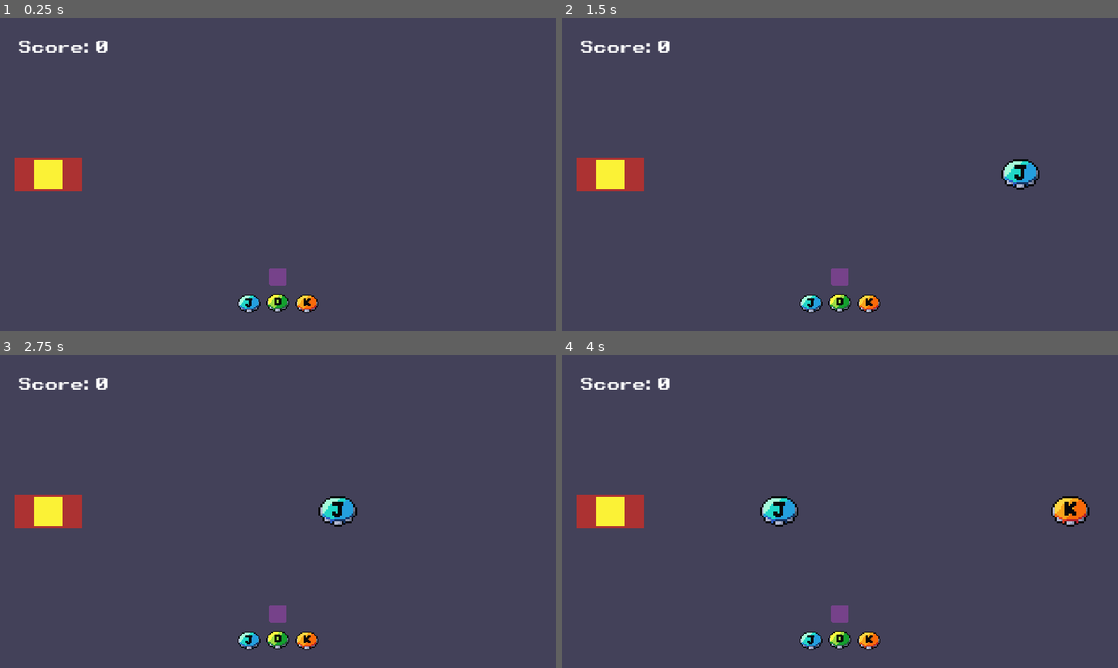
Above: before the commit, frames 1-4 (two rows, left to right).
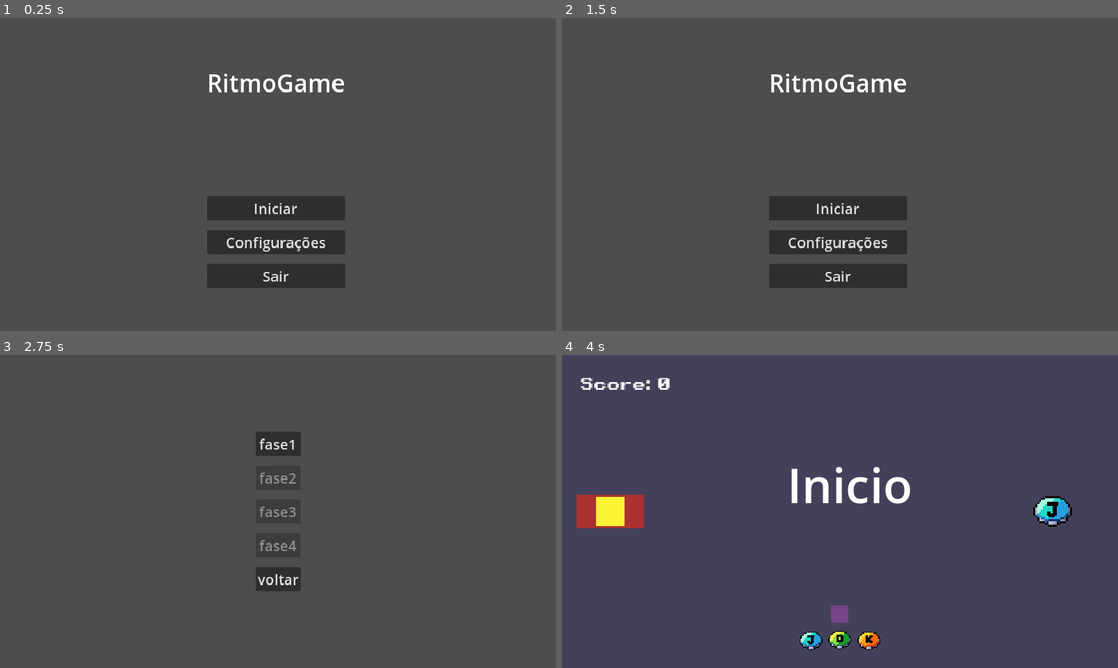
Above: after the commit, the same moments.

Repository: Yuri-amaralsantos/gameRitmo
Game: Godot game, scene res://Scenes/mainMenu/mainMenu.tscn
Same seed, same stepped clock (60 frames per second), same inputs: the game is played once before the commit and once after it. Before the commit the project starts from res://Scenes/scene_test/scene_test.tscn.
Inputs (mouse positions are in pixels of both pictures, inside the frame that each line leads up to):
- Up to frame 1 (0.25 s): no input
- Up to frame 2 (1.5 s): click (840, 243) at 0.5 s, where only the run after the commit has a clickable "Configurações"; click (840, 208) at 1.25 s, where only the run after the commit has a clickable "Voltar"
- Up to frame 3 (2.75 s): click (278, 545) at 2 s, where only the run after the commit has a clickable "Iniciar"
- Up to frame 4 (4 s): click (840, 442) at 2.75 s, where only the run after the commit has a clickable "fase1"; tap Space (Combo) at 3.6 s; tap D (KeyNote1) at 3.8 s

The runs differ from the first frame. In frame 1, 8.5% of the frame differs, in the area x 2-63%, y 7-95%; in frame 2, 9.0%, in the area x 2-86%, y 7-95%; in frame 3, 5.9%; in frame 4, 2.2%.

Commit message:
cenas, animacao para fases e sistema de progresso

Diff:
--- a/Autoloads/game_manager.gd
+++ b/Autoloads/game_manager.gd
@@ -4,6 +4,8 @@
 
 var note_speed: float = 200.0
 
+var faseUnlocked = 1
+var faseAtual = 1
 
 var combo_percentage: int = 0
 var combo_cooldown_max_value: int = 100
@@ -12,7 +14,7 @@
 var combo_activated: bool = false
 
 func reset_combo_percentage() -> void:
-	combo_percentage = 0
+    combo_percentage = 0
 
 func increase_combo_percentage() -> void:
-	combo_percentage += increase_combo_percentage_holder
+    combo_percentage += increase_combo_percentage_holder
--- a/Autoloads/score_manager.gd
+++ b/Autoloads/score_manager.gd
@@ -10,4 +10,4 @@
 
 
 func add_score() -> void:
-	current_score += score_holder
+    current_score += score_holder
--- a/Scenes/combo/combo.gd
+++ b/Scenes/combo/combo.gd
@@ -24,68 +24,68 @@
 @onready var combo_cooldown: TextureProgressBar = $MarginContainer/Cooldown/ComboCooldown
 
 func _ready() -> void:
-	add_new_internotes()
-	SignalManager.on_combo_failed.connect(on_combo_failed)
-	combo_cooldown.max_value = GameManager.combo_cooldown_max_value
+    add_new_internotes()
+    SignalManager.on_combo_failed.connect(on_combo_failed)
+    combo_cooldown.max_value = GameManager.combo_cooldown_max_value
 
 func _process(delta: float) -> void:
-	refresh_combo_cooldown()
-	active_combo()
-	combo_cleared()
-	add_new_internotes()
+    refresh_combo_cooldown()
+    active_combo()
+    combo_cleared()
+    add_new_internotes()
 
 func on_combo_failed() -> void:
-	GameManager.reset_combo_percentage()
-	print("combo failed")
-	remove_internotes()
-	reset_combo()
+    GameManager.reset_combo_percentage()
+    print("combo failed")
+    remove_internotes()
+    reset_combo()
 
 func refresh_combo_cooldown() -> void:
-	combo_cooldown.value = GameManager.combo_percentage
+    combo_cooldown.value = GameManager.combo_percentage
 
 func combo_cleared() -> void:
-	if note_1_on_tree == false and note_2_on_tree == false and note_3_on_tree == false and GameManager.combo_activated:
-		print("combo_cleared")
-		GameManager.reset_combo_percentage()
-		internotes_added = false
-		reset_combo()
+    if note_1_on_tree == false and note_2_on_tree == false and note_3_on_tree == false and GameManager.combo_activated:
+        print("combo_cleared")
+        GameManager.reset_combo_percentage()
+        internotes_added = false
+        reset_combo()
 
 func reset_combo() -> void:
-	GameManager.combo_is_possible = false
-	GameManager.combo_activated = false
+    GameManager.combo_is_possible = false
+    GameManager.combo_activated = false
 
 
 func active_combo() -> void:
-	if combo_cooldown.value >= GameManager.combo_cooldown_max_value and Input.is_action_just_pressed("Combo") and GameManager.combo_is_possible:
-		GameManager.combo_activated = true
+    if combo_cooldown.value >= GameManager.combo_cooldown_max_value and Input.is_action_just_pressed("Combo") and GameManager.combo_is_possible:
+        GameManager.combo_activated = true
 
 func instantiate_new_internote(internote: PackedScene, container: Node2D) -> void:
-	var new_note = internote.instantiate()
-	container.add_child(new_note)
+    var new_note = internote.instantiate()
+    container.add_child(new_note)
 
 func add_new_internotes() -> void: ## ARRUMAR RANDOMIZADOR DUPLICADO
-	if internotes_added == false and combo_cooldown.value >= GameManager.combo_cooldown_max_value:
-		#for i in range(3):
-			#pass
-		#for i in randi_range(0, 4):
-			#if i == rand_number_holder_1 or i == rand_number_holder_2 or i == rand_number_holder_3:
-				#continue
-			#elif
+    if internotes_added == false and combo_cooldown.value >= GameManager.combo_cooldown_max_value:
+        #for i in range(3):
+            #pass
+        #for i in randi_range(0, 4):
+            #if i == rand_number_holder_1 or i == rand_number_holder_2 or i == rand_number_holder_3:
+                #continue
+            #elif
 
-		instantiate_new_internote(internotes.pick_random(), note_1)
-		instantiate_new_internote(internotes.pick_random(), note_2)
-		instantiate_new_internote(internotes.pick_random(), note_3)
-		internotes_added = true
+        instantiate_new_internote(internotes.pick_random(), note_1)
+        instantiate_new_internote(internotes.pick_random(), note_2)
+        instantiate_new_internote(internotes.pick_random(), note_3)
+        internotes_added = true
 
 func remove_internotes() -> void:
-	remove_internote_children(note_1.get_children())
-	remove_internote_children(note_2.get_children())
-	remove_internote_children(note_3.get_children())
-	internotes_added = false
+    remove_internote_children(note_1.get_children())
+    remove_internote_children(note_2.get_children())
+    remove_internote_children(note_3.get_children())
+    internotes_added = false
 
 func remove_internote_children(internote: Array) -> void:
-	for child in internote:
-		child.queue_free()
+    for child in internote:
+        child.queue_free()
 
 
 
@@ -94,26 +94,26 @@
 
 
 func _on_note_1_child_exiting_tree(node: Node) -> void:
-	note_1_on_tree = false
+    note_1_on_tree = false
 
 
 func _on_note_2_child_exiting_tree(node: Node) -> void:
-	note_2_on_tree = false
+    note_2_on_tree = false
 
 
 func _on_note_3_child_exiting_tree(node: Node) -> void:
-	note_3_on_tree = false
+    note_3_on_tree = false
 
 
 
 
 func _on_note_1_child_entered_tree(node: Node) -> void:
-	note_1_on_tree = true
+    note_1_on_tree = true
 
 
 func _on_note_2_child_entered_tree(node: Node) -> void:
-	note_2_on_tree = true
+    note_2_on_tree = true
 
 
 func _on_note_3_child_entered_tree(node: Node) -> void:
-	note_3_on_tree = true
+    note_3_on_tree = true
--- a/Scenes/internote/internote.gd
+++ b/Scenes/internote/internote.gd
@@ -5,9 +5,9 @@
 @export var internote_number: int = 0
 
 func _process(delta: float) -> void:
-	combo_time()
+    combo_time()
 
 func combo_time() -> void:
-	if GameManager.combo_activated == true:
-		if Input.is_action_just_pressed("KeyNote%s" % internote_number):
-			queue_free()
+    if GameManager.combo_activated == true:
+        if Input.is_action_just_pressed("KeyNote%s" % internote_number):
+            queue_free()
--- /dev/null
+++ b/Scenes/mainMenu/faseMenu.tscn
@@ -0,0 +1,62 @@
+[gd_scene load_steps=2 format=3 uid="uid://di1cxchv8e3fn"]
+
+[ext_resource type="Script" path="res://Scenes/mainMenu/fase_menu.gd" id="1_ljxup"]
+
+[node name="FaseMenu" type="Control" node_paths=PackedStringArray("buttons")]
+layout_mode = 3
+anchors_preset = 8
+anchor_left = 0.5
+anchor_top = 0.5
+anchor_right = 0.5
+anchor_bottom = 0.5
+grow_horizontal = 2
+grow_vertical = 2
+script = ExtResource("1_ljxup")
+buttons = [NodePath("VBoxContainer/fase1"), NodePath("VBoxContainer/fase2"), NodePath("VBoxContainer/fase3"), NodePath("VBoxContainer/fase4")]
+
+[node name="VBoxContainer" type="VBoxContainer" parent="."]
+layout_mode = 1
+anchors_preset = 8
+anchor_left = 0.5
+anchor_top = 0.5
+anchor_right = 0.5
+anchor_bottom = 0.5
+offset_left = -46.5
+offset_top = -165.0
+offset_right = 46.5
+offset_bottom = 165.0
+grow_horizontal = 2
+grow_vertical = 2
+pivot_offset = Vector2(46.5, 169)
+theme_override_constants/separation = 20
+
+[node name="fase1" type="Button" parent="VBoxContainer"]
+layout_mode = 2
+theme_override_font_sizes/font_size = 30
+text = "fase1"
+
+[node name="fase2" type="Button" parent="VBoxContainer"]
+layout_mode = 2
+theme_override_font_sizes/font_size = 30
+text = "fase2"
+
+[node name="fase3" type="Button" parent="VBoxContainer"]
+layout_mode = 2
+theme_override_font_sizes/font_size = 30
+text = "fase3"
+
+[node name="fase4" type="Button" parent="VBoxContainer"]
+layout_mode = 2
+theme_override_font_sizes/font_size = 30
+text = "fase4"
+
+[node name="back" type="Button" parent="VBoxContainer"]
+layout_mode = 2
+theme_override_font_sizes/font_size = 30
+text = "voltar"
+
+[connection signal="pressed" from="VBoxContainer/fase1" to="." method="_on_fase_1_pressed"]
+[connection signal="pressed" from="VBoxContainer/fase2" to="." method="_on_fase_2_pressed"]
+[connection signal="pressed" from="VBoxContainer/fase3" to="." method="_on_fase_3_pressed"]
+[connection signal="pressed" from="VBoxContainer/fase4" to="." method="_on_fase_4_pressed"]
+[connection signal="pressed" from="VBoxContainer/back" to="." method="_on_back_pressed"]
--- /dev/null
+++ b/Scenes/mainMenu/fase_menu.gd
@@ -0,0 +1,37 @@
+extends Control
+
+@export var buttons: Array[Button]
+# Called when the node enters the scene tree for the first time.
+func _ready() -> void:
+   for button in buttons:
+        var value = int(button.name.lstrip("Button"))  # Extract number from button name
+        button.disabled = value > GameManager.faseUnlocked
+
+
+# Called every frame. 'delta' is the elapsed time since the previous frame.
+func _process(delta: float) -> void:
+   return
+
+
+func _on_fase_1_pressed() -> void:
+    GameManager.faseAtual = 1
+    get_tree().change_scene_to_file("res://Scenes/scene_test/scene_test.tscn")
+
+
+func _on_fase_2_pressed() -> void:
+    GameManager.faseAtual = 2
+    get_tree().change_scene_to_file("res://Scenes/scene_test/scene_test.tscn")
+
+
+func _on_fase_3_pressed() -> void:
+    GameManager.faseAtual = 3
+    get_tree().change_scene_to_file("res://Scenes/scene_test/scene_test.tscn")
+
+
+func _on_fase_4_pressed() -> void:
+    GameManager.faseAtual = 4
+    get_tree().change_scene_to_file("res://Scenes/scene_test/scene_test.tscn")
+
+
+func _on_back_pressed() -> void:
+    get_tree().change_scene_to_file("res://Scenes/mainMenu/mainMenu.tscn")
--- a/Scenes/mainMenu/mainMenu.gd
+++ b/Scenes/mainMenu/mainMenu.gd
@@ -3,21 +3,21 @@
 
 # Called when the node enters the scene tree for the first time.
 func _ready() -> void:
-	pass # Replace with function body.
+    pass # Replace with function body.
 
 
 # Called every frame. 'delta' is the elapsed time since the previous frame.
 func _process(delta: float) -> void:
-	pass
+    pass
 
 
 func _on_start_pressed() -> void:
-	get_tree().change_scene_to_file("res://Scenes/scene_test/scene_test.tscn")
+    get_tree().change_scene_to_file("res://Scenes/mainMenu/faseMenu.tscn")
 
 
 func _on_quit_pressed() -> void:
-	get_tree().quit()
+    get_tree().quit()
 
 
 func _on_settings_pressed() -> void:
-	get_tree().change_scene_to_file("res://Scenes/mainMenu/settingsMenu.tscn")
+    get_tree().change_scene_to_file("res://Scenes/mainMenu/settingsMenu.tscn")
--- a/Scenes/mainMenu/mainMenu.tscn
+++ b/Scenes/mainMenu/mainMenu.tscn
@@ -25,7 +25,7 @@
 [node name="Label" type="Label" parent="BoxContainer/VBoxContainer"]
 layout_mode = 2
 theme_override_font_sizes/font_size = 50
-text = "Meu jogo"
+text = "RitmoGame"
 
 [node name="VBoxContainer" type="VBoxContainer" parent="BoxContainer/VBoxContainer"]
 layout_mode = 2
--- a/Scenes/mainMenu/settings_menu.gd
+++ b/Scenes/mainMenu/settings_menu.gd
@@ -3,13 +3,13 @@
 
 # Called when the node enters the scene tree for the first time.
 func _ready() -> void:
-	pass # Replace with function body.
+    pass # Replace with function body.
 
 
 # Called every frame. 'delta' is the elapsed time since the previous frame.
 func _process(delta: float) -> void:
-	pass
+    pass
 
 
 func _on_back_pressed() -> void:
-	get_tree().change_scene_to_file("res://Scenes/mainMenu/mainMenu.tscn")
+    get_tree().change_scene_to_file("res://Scenes/mainMenu/mainMenu.tscn")
--- a/Scenes/note/note.gd
+++ b/Scenes/note/note.gd
@@ -3,4 +3,4 @@
 class_name Note
 
 func _process(delta: float) -> void:
-	position.x -= GameManager.note_speed * delta
+    position.x -= GameManager.note_speed * delta
--- a/Scenes/note_area/note_area.gd
+++ b/Scenes/note_area/note_area.gd
@@ -11,68 +11,68 @@
 var stored_area: Area2D
 
 func _process(delta: float) -> void:
-	on_key_pressed()
+    on_key_pressed()
 
 func on_key_pressed() -> void:
-	if is_on_area and Input.is_action_just_pressed("KeyNote%s" % stored_area_number):
-		if stored_area != null:
-			add_score()
-	elif is_on_area and Input.is_action_just_pressed("KeyNote1"):
-		if stored_area != null:
-			stored_area.queue_free()
-	elif is_on_area and Input.is_action_just_pressed("KeyNote2"):
-		if stored_area != null:
-			stored_area.queue_free()
-	elif is_on_area and Input.is_action_just_pressed("KeyNote3"):
-		if stored_area != null:
-			stored_area.queue_free()
-	elif is_on_area and Input.is_action_just_pressed("KeyNote4"):
-		if stored_area != null:
-			stored_area.queue_free()
+    if is_on_area and Input.is_action_just_pressed("KeyNote%s" % stored_area_number):
+        if stored_area != null:
+            add_score()
+    elif is_on_area and Input.is_action_just_pressed("KeyNote1"):
+        if stored_area != null:
+            stored_area.queue_free()
+    elif is_on_area and Input.is_action_just_pressed("KeyNote2"):
+        if stored_area != null:
+            stored_area.queue_free()
+    elif is_on_area and Input.is_action_just_pressed("KeyNote3"):
+        if stored_area != null:
+            stored_area.queue_free()
+    elif is_on_area and Input.is_action_just_pressed("KeyNote4"):
+        if stored_area != null:
+            stored_area.queue_free()
 
 func add_score() -> void:
-	ScoreManager.add_score()
-	GameManager.increase_combo_percentage()
-	stored_area.queue_free()
+    ScoreManager.add_score()
+    GameManager.increase_combo_percentage()
+    stored_area.queue_free()
 
 func checks_what_note_is(area: Area2D) -> void:
-	if area.is_in_group("KeyNote1"):
-		stored_area_number = AREA_NUMBER.NOTE1
-		stored_area = area
-	elif area.is_in_group("KeyNote2"):
-		stored_area_number = AREA_NUMBER.NOTE2
-		stored_area = area
-	elif area.is_in_group("KeyNote3"):
-		stored_area_number = AREA_NUMBER.NOTE3
-		stored_area = area
-	elif area.is_in_group("KeyNote4"):
-		stored_area_number = AREA_NUMBER.NOTE4
-		stored_area = area
+    if area.is_in_group("KeyNote1"):
+        stored_area_number = AREA_NUMBER.NOTE1
+        stored_area = area
+    elif area.is_in_group("KeyNote2"):
+        stored_area_number = AREA_NUMBER.NOTE2
+        stored_area = area
+    elif area.is_in_group("KeyNote3"):
+        stored_area_number = AREA_NUMBER.NOTE3
+        stored_area = area
+    elif area.is_in_group("KeyNote4"):
+        stored_area_number = AREA_NUMBER.NOTE4
+        stored_area = area
 
 func _on_collision_soon_area_entered(area: Area2D) -> void:
-	checks_what_note_is(area)
-	ScoreManager.score_holder = ScoreManager.NOTE_SCORE.SOON
-	GameManager.increase_combo_percentage_holder = GameManager.COMBO_PERCENTAGE_INCREASE.SOON
+    checks_what_note_is(area)
+    ScoreManager.score_holder = ScoreManager.NOTE_SCORE.SOON
+    GameManager.increase_combo_percentage_holder = GameManager.COMBO_PERCENTAGE_INCREASE.SOON
 
 func _on_collision_perfect_area_entered(area: Area2D) -> void:
-	ScoreManager.score_holder = ScoreManager.NOTE_SCORE.PERFECT
-	GameManager.increase_combo_percentage_holder = GameManager.COMBO_PERCENTAGE_INCREASE.PERFECT
+    ScoreManager.score_holder = ScoreManager.NOTE_SCORE.PERFECT
+    GameManager.increase_combo_percentage_holder = GameManager.COMBO_PERCENTAGE_INCREASE.PERFECT
 
 func _on_collision_late_area_entered(area: Area2D) -> void:
-	ScoreManager.score_holder = ScoreManager.NOTE_SCORE.LATE
-	GameManager.increase_combo_percentage_holder = GameManager.COMBO_PERCENTAGE_INCREASE.LATE
+    ScoreManager.score_holder = ScoreManager.NOTE_SCORE.LATE
+    GameManager.increase_combo_percentage_holder = GameManager.COMBO_PERCENTAGE_INCREASE.LATE
 
 func _on_area_exited(area: Area2D) -> void:
-	if area.is_in_group("KeyNote"):
-		ScoreManager.score_holder = 0
-		GameManager.increase_combo_percentage_holder = 0
-		stored_area_number = 0
-		is_on_area = false
-		stored_area = null
-		GameManager.combo_is_possible = true
+    if area.is_in_group("KeyNote"):
+        ScoreManager.score_holder = 0
+        GameManager.increase_combo_percentage_holder = 0
+        stored_area_number = 0
+        is_on_area = false
+        stored_area = null
+        GameManager.combo_is_possible = true
 
 func _on_area_entered(area: Area2D) -> void:
-	if area.is_in_group("KeyNote"):
-		is_on_area = true
-		if GameManager.combo_activated == true:
-			SignalManager.on_combo_failed.emit()
+    if area.is_in_group("KeyNote"):
+        is_on_area = true
+        if GameManager.combo_activated == true:
+            SignalManager.on_combo_failed.emit()
--- a/Scenes/scene_test/scene_test.gd
+++ b/Scenes/scene_test/scene_test.gd
@@ -9,36 +9,46 @@
 @onready var note_container: Node2D = $NoteContainer
 @onready var marker_note_area: Marker2D = $MarkerNoteArea
 @onready var timer_note: Timer = $TimerNote
+@onready var faseAnim = $AnimationPlayer
 
 func _ready() -> void:
-	instantiate_new_note(notes.pick_random())
+    faseAnim.play("phase")
+    instantiate_new_note(notes.pick_random())
 
 func _process(delta: float) -> void:
-	check_if_combo_is_possible()
+    check_if_combo_is_possible()
 
 func check_if_combo_is_possible() -> void:
-	if timer_note.time_left > 0:
-		SignalManager.on_combo_possible.emit()
-	else:
-		SignalManager.on_combo_not_possible.emit()
+    if timer_note.time_left > 0:
+        SignalManager.on_combo_possible.emit()
+    else:
+        SignalManager.on_combo_not_possible.emit()
 
 func instantiate_new_note(note: PackedScene) -> void:
-	var new_note = note.instantiate()
-	new_note.position = marker_note_area.position
-	note_container.add_child(new_note)
+    var new_note = note.instantiate()
+    new_note.position = marker_note_area.position
+    note_container.add_child(new_note)
 
 func _on_timer_note_timeout() -> void:
-	instantiate_new_note(notes.pick_random())
+    instantiate_new_note(notes.pick_random())
 
-	#if GameManager.note_quantity < GameManager.note_quantity_limit:
-		#instantiate_new_note(notes.pick_random())
-		#GameManager.add_note_quantity()
-		#if GameManager.note_quantity == GameManager.note_quantity_limit - 2:
-			#timer_note.wait_time = 0.75
-	#elif GameManager.note_quantity >= GameManager.note_quantity_limit and GameManager.internote_quantity < GameManager.internote_quantity_limit:
-		#instantiate_new_note(internotes.pick_random())
-		#GameManager.add_internote_quantity()
-	#elif GameManager.internote_quantity == GameManager.internote_quantity_limit:
-		#instantiate_new_note(notes.pick_random())
-		#timer_note.wait_time = 1.5
-		#GameManager.reset_note_and_internote_quantity()
+    #if GameManager.note_quantity < GameManager.note_quantity_limit:
+        #instantiate_new_note(notes.pick_random())
+        #GameManager.add_note_quantity()
+        #if GameManager.note_quantity == GameManager.note_quantity_limit - 2:
+            #timer_note.wait_time = 0.75
+    #elif GameManager.note_quantity >= GameManager.note_quantity_limit and GameManager.internote_quantity < GameManager.internote_quantity_limit:
+        #instantiate_new_note(internotes.pick_random())
+        #GameManager.add_internote_quantity()
+    #elif GameManager.internote_quantity == GameManager.internote_quantity_limit:
+        #instantiate_new_note(notes.pick_random())
+        #timer_note.wait_time = 1.5
+        #GameManager.reset_note_and_internote_quantity()
+
+func end_phase():
+    print("Phase ended")
+    print(GameManager.faseAtual == GameManager.faseUnlocked)
+    if GameManager.faseAtual == GameManager.faseUnlocked and ScoreManager.current_score > 5:
+        GameManager.faseUnlocked+=1
+    print(GameManager.faseUnlocked)
+    get_tree().change_scene_to_file("res://Scenes/mainMenu/mainMenu.tscn")
--- a/Scenes/scene_test/scene_test.tscn
+++ b/Scenes/scene_test/scene_test.tscn
@@ -1,10 +1,61 @@
-[gd_scene load_steps=6 format=3 uid="uid://b2nnqlso52w8i"]
+[gd_scene load_steps=9 format=3 uid="uid://b2nnqlso52w8i"]
 
 [ext_resource type="Texture2D" uid="uid://dlh8e7ojcbm1m" path="res://Assets/Background/sprite.jpg" id="1_6824p"]
 [ext_resource type="Script" path="res://Scenes/scene_test/scene_test.gd" id="1_hu4i4"]
 [ext_resource type="PackedScene" uid="uid://b572r5ogjp4eh" path="res://Scenes/note_area/note_area.tscn" id="3_m5afr"]
 [ext_resource type="PackedScene" uid="uid://bx4d6qgheb0w3" path="res://Scenes/score/score.tscn" id="4_eh1wr"]
 [ext_resource type="PackedScene" uid="uid://cushr7vcbodso" path="res://Scenes/combo/combo.tscn" id="5_ky5dw"]
+
+[sub_resource type="Animation" id="Animation_ljmqf"]
+length = 0.001
+tracks/0/type = "value"
+tracks/0/imported = false
+tracks/0/enabled = true
+tracks/0/path = NodePath(".:text")
+tracks/0/interp = 1
+tracks/0/loop_wrap = true
+tracks/0/keys = {
+"times": PackedFloat32Array(0),
+"transitions": PackedFloat32Array(1),
+"update": 1,
+"values": ["Start"]
+}
+
+[sub_resource type="Animation" id="Animation_nddd4"]
+resource_name = "phase"
+length = 20.0
+tracks/0/type = "value"
+tracks/0/imported = false
+tracks/0/enabled = true
+tracks/0/path = NodePath(".:text")
+tracks/0/interp = 1
+tracks/0/loop_wrap = true
+tracks/0/keys = {
+"times": PackedFloat32Array(0, 1.5, 18),
+"transitions": PackedFloat32Array(1, 1, 1),
+"update": 1,
+"values": ["Inicio", "", "Final"]
+}
+tracks/1/type = "method"
+tracks/1/imported = false
+tracks/1/enabled = true
+tracks/1/path = NodePath("..")
+tracks/1/interp = 1
+tracks/1/loop_wrap = true
+tracks/1/keys = {
+"times": PackedFloat32Array(19.5),
+"transitions": PackedFloat32Array(1),
+"values": [{
+"args": [],
+"method": &"end_phase"
+}]
+}
+
+[sub_resource type="AnimationLibrary" id="AnimationLibrary_3j3hs"]
+_data = {
+"RESET": SubResource("Animation_ljmqf"),
+"phase": SubResource("Animation_nddd4")
+}
 
 [node name="SceneTest" type="Node2D"]
 script = ExtResource("1_hu4i4")
@@ -32,4 +83,18 @@
 
 [node name="Combo" parent="CanvasLayer" instance=ExtResource("5_ky5dw")]
 
+[node name="AnimationPlayer" type="AnimationPlayer" parent="."]
+root_node = NodePath("../Label")
+libraries = {
+"": SubResource("AnimationLibrary_3j3hs")
+}
+
+[node name="Label" type="Label" parent="."]
+offset_left = 466.0
+offset_top = 200.0
+offset_right = 701.0
+offset_bottom = 337.0
+theme_override_font_sizes/font_size = 100
+text = "Start"
+
 [connection signal="timeout" from="TimerNote" to="." method="_on_timer_note_timeout"]
--- a/project.godot
+++ b/project.godot
@@ -11,7 +11,7 @@
 [application]
 
 config/name="ritmoGame"
-run/main_scene="res://Scenes/scene_test/scene_test.tscn"
+run/main_scene="res://Scenes/mainMenu/mainMenu.tscn"
 config/features=PackedStringArray("4.3", "GL Compatibility")
 run/low_processor_mode=true
 
